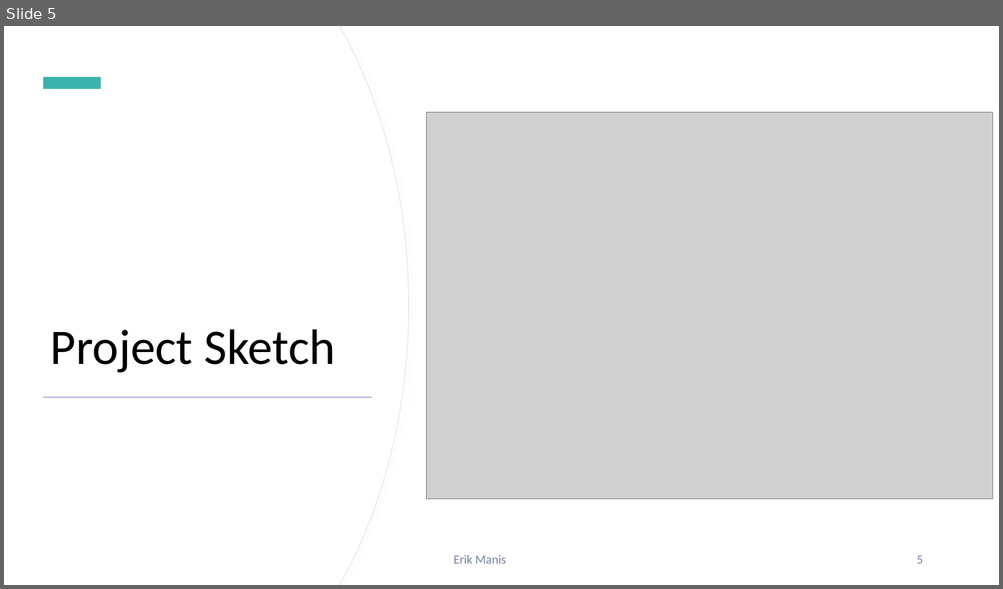
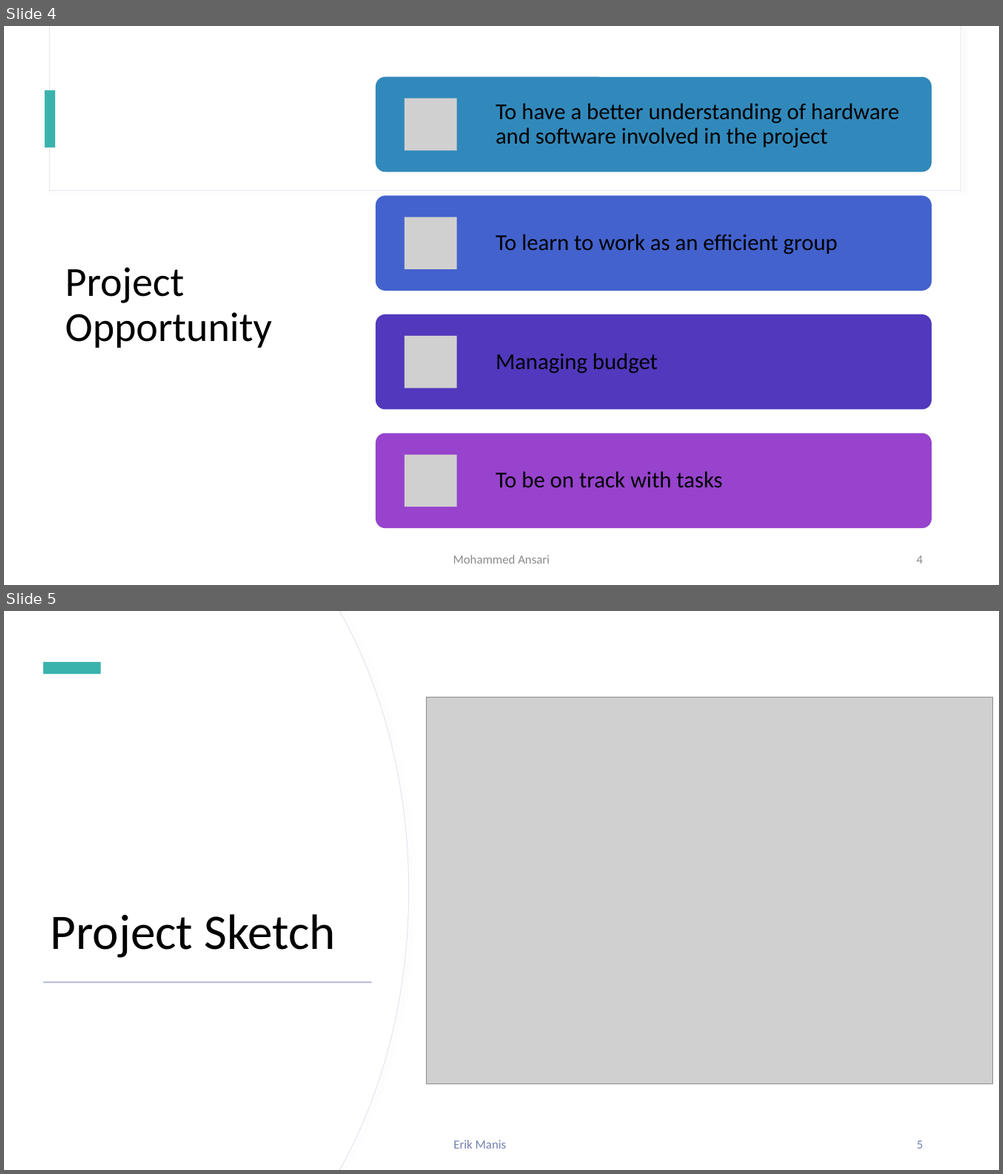
Before and after one commit to dirkt68/pl1-robotics, a slide deck: Presentations/Slides/Presentation_Feb_17.pptx. Shown one above the other, each under a label of ours: slide 5 before the commit, slides 4 and 5 after it. The pictures are 1003x589 and 1003x1174 pixels, drawn with LibreOffice and Linux fonts; fonts in the diff are those of the drawing; grey boxes stand for pictures. Boxes give left, top, right and bottom in pixels: in the first picture for what was removed or moved away, otherwise in the second. Text is boxed around its words. In the diff, an @@ line names an element or a change of style, - is before the commit and + after.

```diff
--- a/Presentations/Slides/Presentation_Feb_17.pptx
+++ b/Presentations/Slides/Presentation_Feb_17.pptx
@@ slide 4 added at (4, 26, 999, 585), background #FFFFFF; not listed: 2 template elements that a slide beside it also shows @@
@@ rectangle added at (45, 90, 56, 147), fill #3AB3AC @@
@@ title added at (65, 267, 272, 348), 40 pt, text #000000 @@
+Project Opportunity
@@ group added at (375, 77, 931, 528): 4 rounded rectangles, 4 pictures, 4 texts @@
+To have a better understanding of hardware and software involved in the project
+To learn to work as an efficient group
+Managing budget
+To be on track with tasks
@@ text added at (453, 555, 549, 564), 12 pt, text #8C8C8C @@
+Mohammed Ansari
@@ page number added at (916, 556, 922, 564), 12 pt, text #8C8C8C @@
+4
```
Also in this commit, not shown: 4 slides changed, 1 other slide added, 4 slides removed, 5 other files.
